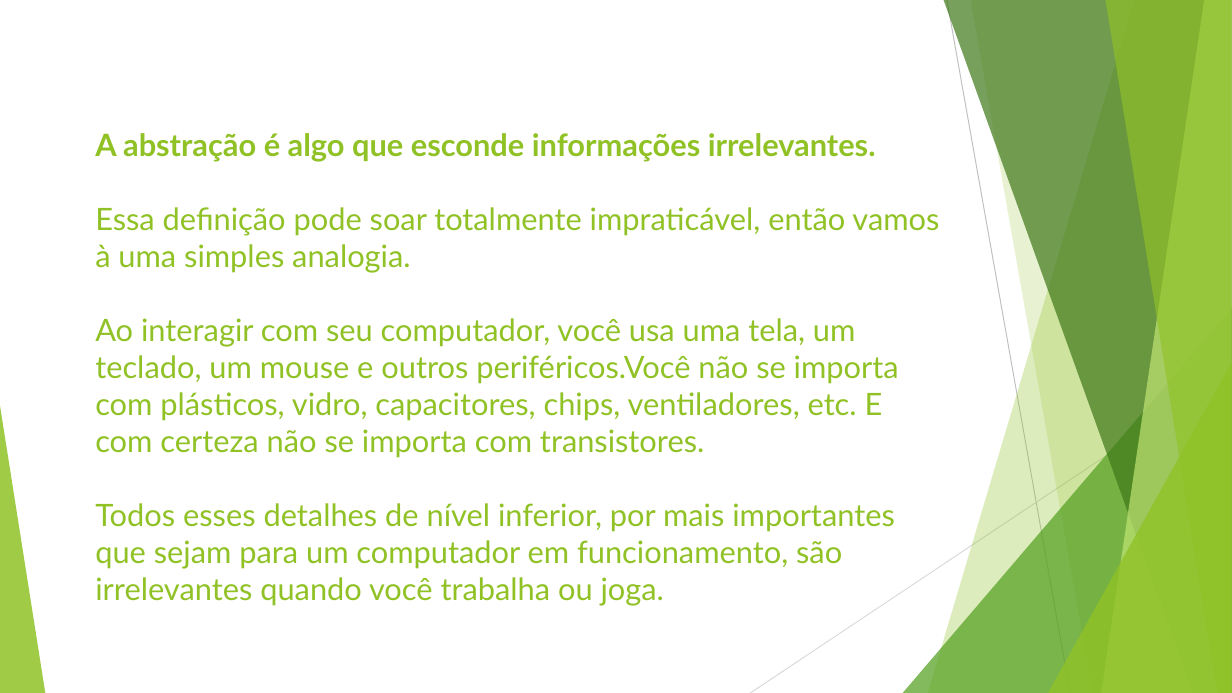
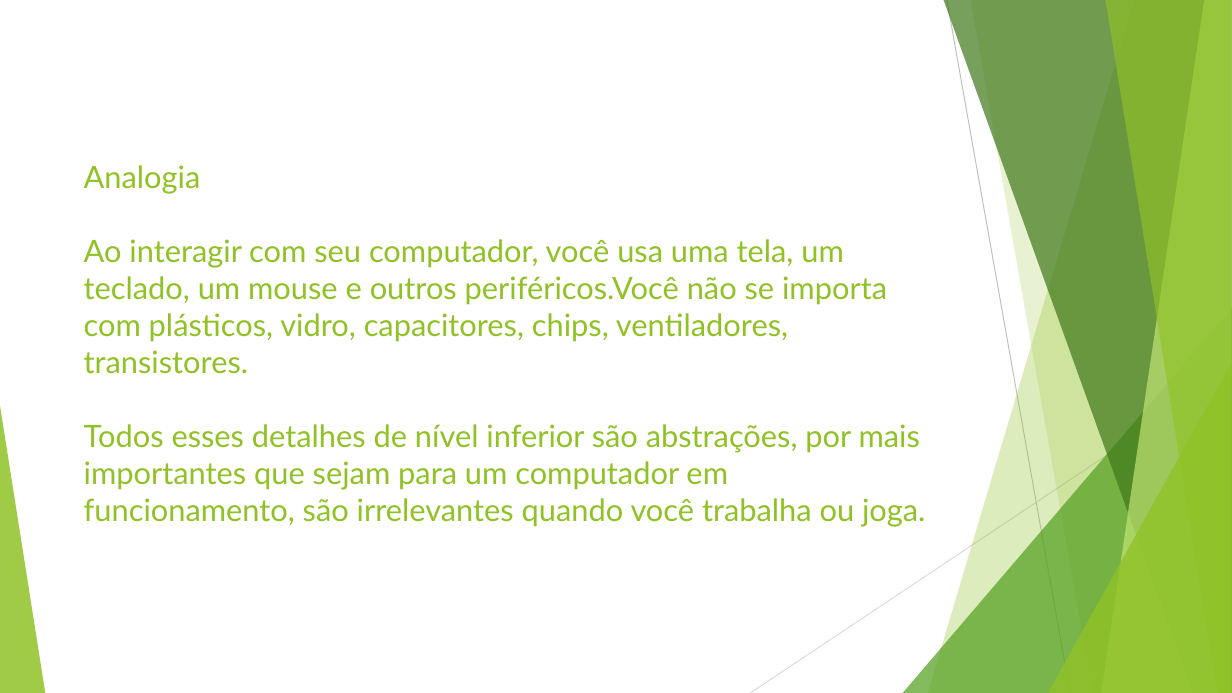
Before and after one commit to TeteStorm/SLAPExample, a slide deck: slide 8 of Single Level of Abstraction (SLAB).pptx (slide 6 before the commit). Drawn at 1232x693 pixels with LibreOffice and Linux fonts; fonts in the diff are those of the drawing. Boxes give left, top, right and bottom in pixels: in the first picture for what was removed or moved away, otherwise in the second. Text is boxed around its words. In the diff, an @@ line names an element or a change of style, - is before the commit and + after.

```diff
--- a/Single Level of Abstraction (SLAB).pptx
+++ b/Single Level of Abstraction (SLAB).pptx
@@ title at box(84, 165, 925, 527): text changed @@
-A abstração é algo que esconde informações irrelevantes.
-Essa definição pode soar totalmente impraticável, então vamos à uma simples analogia.
-Ao interagir com seu computador, você usa uma tela, um teclado, um mouse e outros periféricos.Você não se importa com plásticos, vidro, capacitores, chips, ventiladores, etc. E com certeza não se importa com transistores.
-Todos esses detalhes de nível inferior, por mais importantes que sejam para um computador em funcionamento, são irrelevantes quando você trabalha ou joga.
+Analogia
+Ao interagir com seu computador, você usa uma tela, um teclado, um mouse e outros periféricos.Você não se importa com plásticos, vidro, capacitores, chips, ventiladores, transistores.
+Todos esses detalhes de nível inferior são abstrações, por mais importantes que sejam para um computador em funcionamento, são irrelevantes quando você trabalha ou joga.
```
Also in this commit, not shown: 12 other slides changed, 14 slides added, 3 other files.
